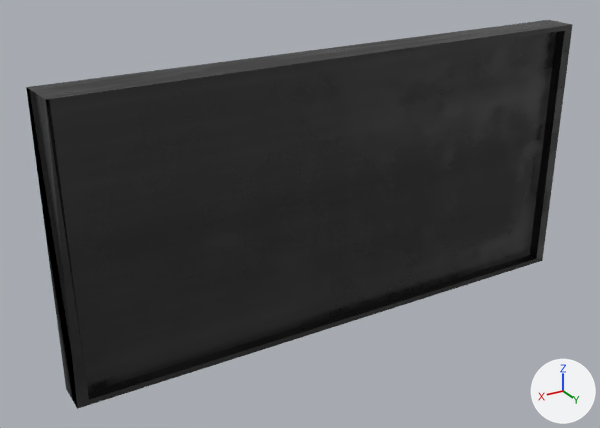
A saved change to the glTF model dist/models/Projects.glb.
The view is the same before and after, from a 50 mm camera at (234.0, 339.0, 168.0) aimed at (25.0, -9.0, -6.0). The axes (+X, +Y, +Z) are drawn at lower right. The lights are the same throughout. Where no turn or scale is listed for an object, it has been applied to the vertices.
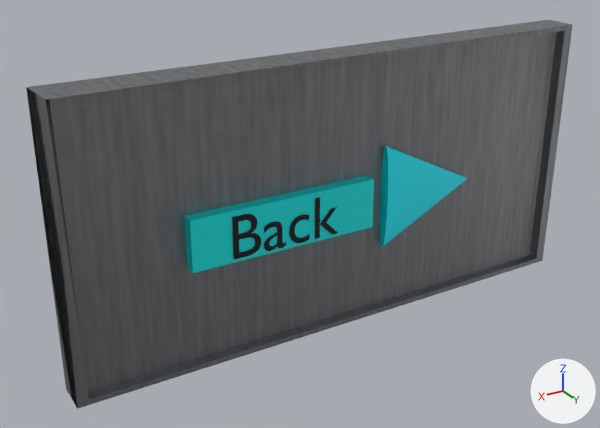
The change, as a list of edits to the scene's bpy script:
```text
Add img_metal009_1k_jpg_normalgl:
    img_metal009_1k_jpg_normalgl = load_image('Metal009_1K-JPG_NormalGL', '_unpacked/Metal009_1K-JPG_NormalGL', 1024, 1024, 'Non-Color')
Add img_metal009_1k_jpg_metalness_metal009_1k_jpg_roughness:
    img_metal009_1k_jpg_metalness_metal009_1k_jpg_roughness = load_image('Metal009_1K-JPG_Metalness-Metal009_1K-JPG_Roughness', '_unpacked/Metal009_1K-JPG_Metalness-Metal009_1K-JPG_Roughness', 1024, 1024, 'Non-Color')
Add img_metal009_1k_jpg_color:
    img_metal009_1k_jpg_color = load_image('Metal009_1K-JPG_Color', '_unpacked/Metal009_1K-JPG_Color', 1024, 1024, 'sRGB')
Add mat_material_006:
    mat_material_006 = bpy.data.materials.new('Material.006')
    # uses the picture img_metal009_1k_jpg_color
    # uses the picture img_metal009_1k_jpg_metalness_metal009_1k_jpg_roughness
    # uses the picture img_metal009_1k_jpg_normalgl
Add mat_material_011:
    mat_material_011 = principled_material('Material.011')
    mat_material_011.base_color = (0.0, 0.0, 0.0)  # black #000000
Add mat_material_009:
    mat_material_009 = principled_material('Material.009')
    mat_material_009.base_color = (0.0, 0.878, 1.0)  # cyan #00f1ff
Add mat_material_010:
    mat_material_010 = principled_material('Material.010')
    mat_material_010.base_color = (0.0, 0.8, 0.8)  # cyan #00e7e7
Change me_cube_002:
    where me_cube_002.from_pydata(...)  # 24 vertices, 52 faces; spans x -1.0..1.0, y -1.0..1.0, z -1.0..1.0
    remove me_cube_002.materials.append(mat_material_004)
    add me_cube_002.materials.append(mat_material_006)
Add me_text_002:
    me_text_002.from_pydata(...)  # 388 vertices, 384 faces; spans x 0.08..1.93, y -0.01..0.68, z 0.0
    me_text_002.materials.append(mat_material_011)  # black #000000
Add me_cone:
    me_cone.from_pydata(...)  # 33 vertices, 62 faces; spans x -29.6..29.6, y -4.0..3.2, z -29.6..29.6
    me_cone.materials.append(mat_material_009)  # cyan #00f1ff
Add me_cube:
    me_cube.from_pydata(...)  # a box spanning x -1.0..1.0, y -1.0..1.0, z -1.0..1.0
    me_cube.materials.append(mat_material_010)  # cyan #00e7e7
Add ob_text_001:
    ob_text_001 = bpy.data.objects.new('Text.001', me_text_002)
    ob_text_001.location = (75.6, 8.1, -13.5)
    ob_text_001.rotation_euler = (-1.571, 0.0, 0.0)  # degrees (-90, 0, 0)
    ob_text_001.scale = (-33.1, -33.1, -33.1)
Add ob_cone:
    ob_cone = bpy.data.objects.new('Cone', me_cone)
    ob_cone.location = (-49.7, 4.4, -1.9)
Add ob_cube_001:
    ob_cube_001 = bpy.data.objects.new('Cube.001', me_cube)
    ob_cube_001.location = (42.0, 2.2, -1.8)
    ob_cube_001.scale = (-52.6, -5.34, -13.7)
```

Location of each change, [x1, y1, x2, y2] in pixels of the pictures (600 x 428 px):
'Cube', recoloured (black to grey)
    both: [26, 20, 573, 409]
'Cube.001', added (cyan)
    after: [184, 176, 374, 273]
'Cone', added (cyan)
    after: [379, 146, 468, 247]
'Text.001', added (black)
    after: [232, 197, 338, 259]
